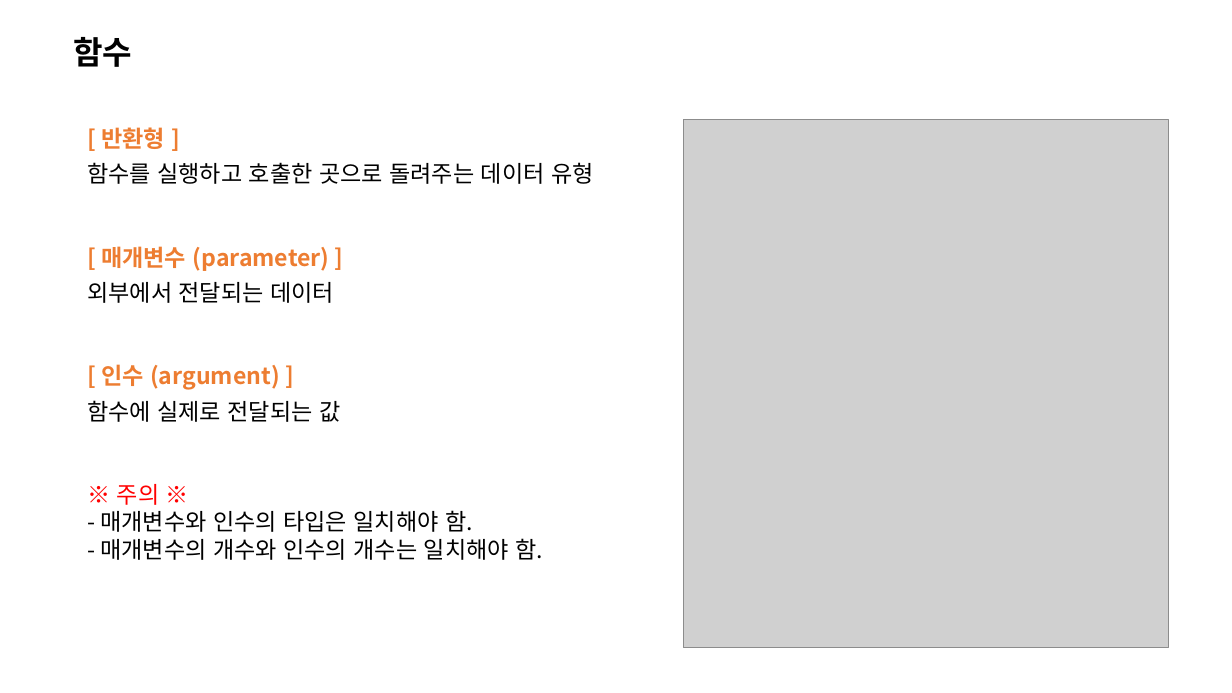
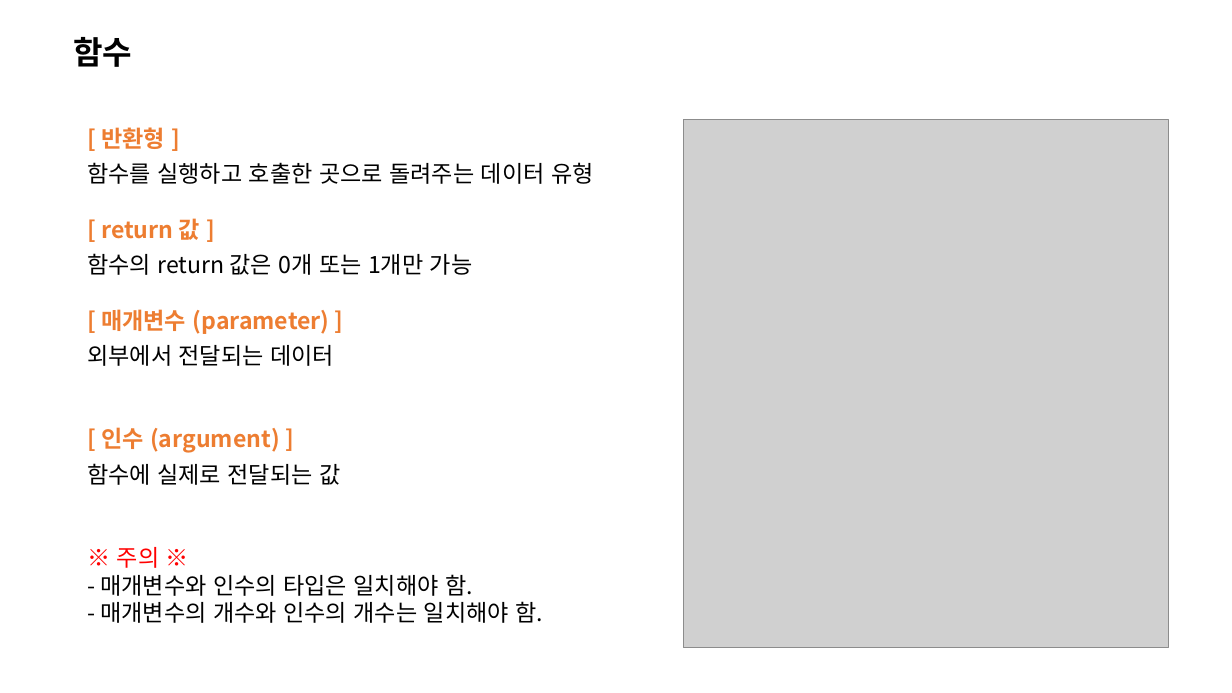
Before and after one commit to HyunKyu-Song/etc, a slide deck: slide 16 of C언어 기본 문법.pptx. Drawn at 1232x693 pixels with LibreOffice and Linux fonts; fonts in the diff are those of the drawing; grey boxes stand for pictures. Boxes give left, top, right and bottom in pixels: in the first picture for what was removed or moved away, otherwise in the second. Text is boxed around its words. In the diff, an @@ line names an element or a change of style, - is before the commit and + after.

```diff
--- a/C언어 기본 문법.pptx
+++ b/C언어 기본 문법.pptx
@@ text at [87, 218, 473, 275]: paragraphs added @@
+[ return 값 ]
+함수의 return 값은 0개 또는 1개만 가능
```
Also in this commit, not shown: 2 other slides changed, 22 slides added, 3 other files.
